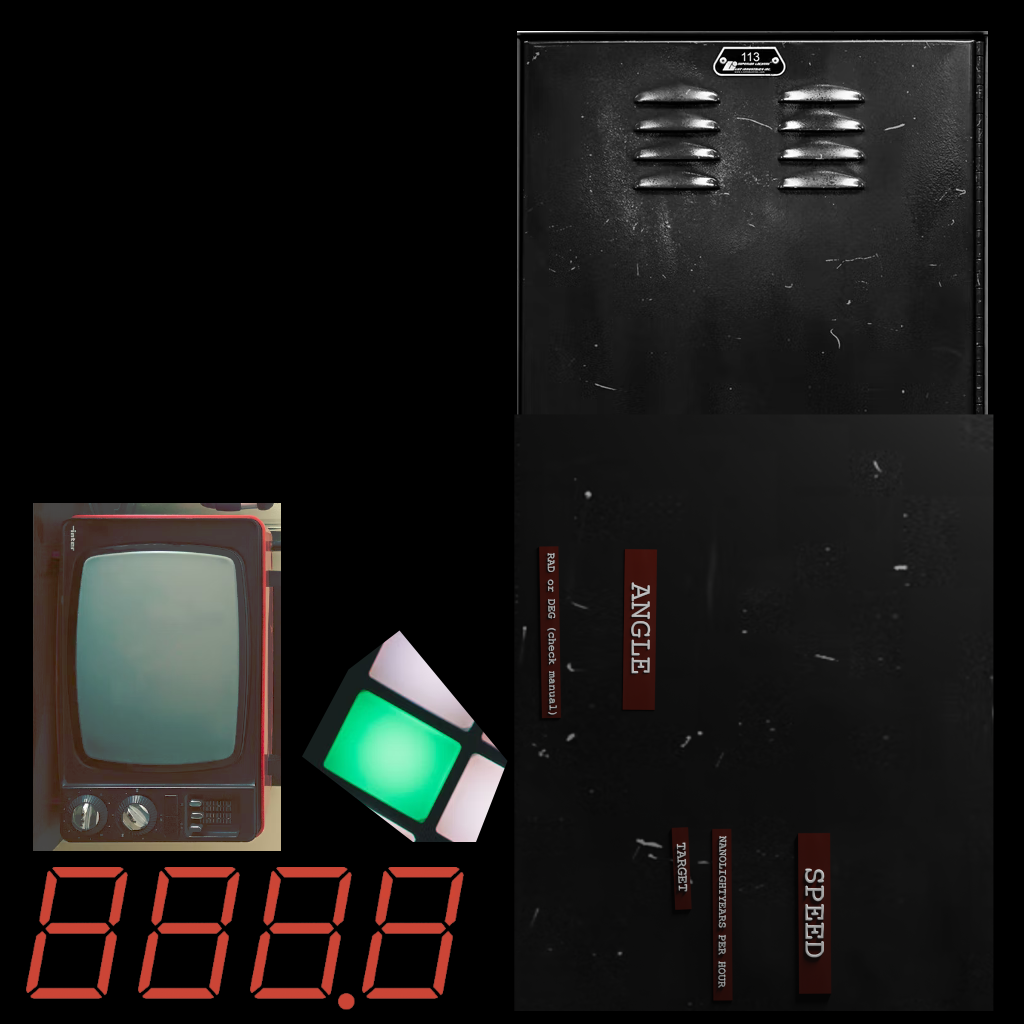
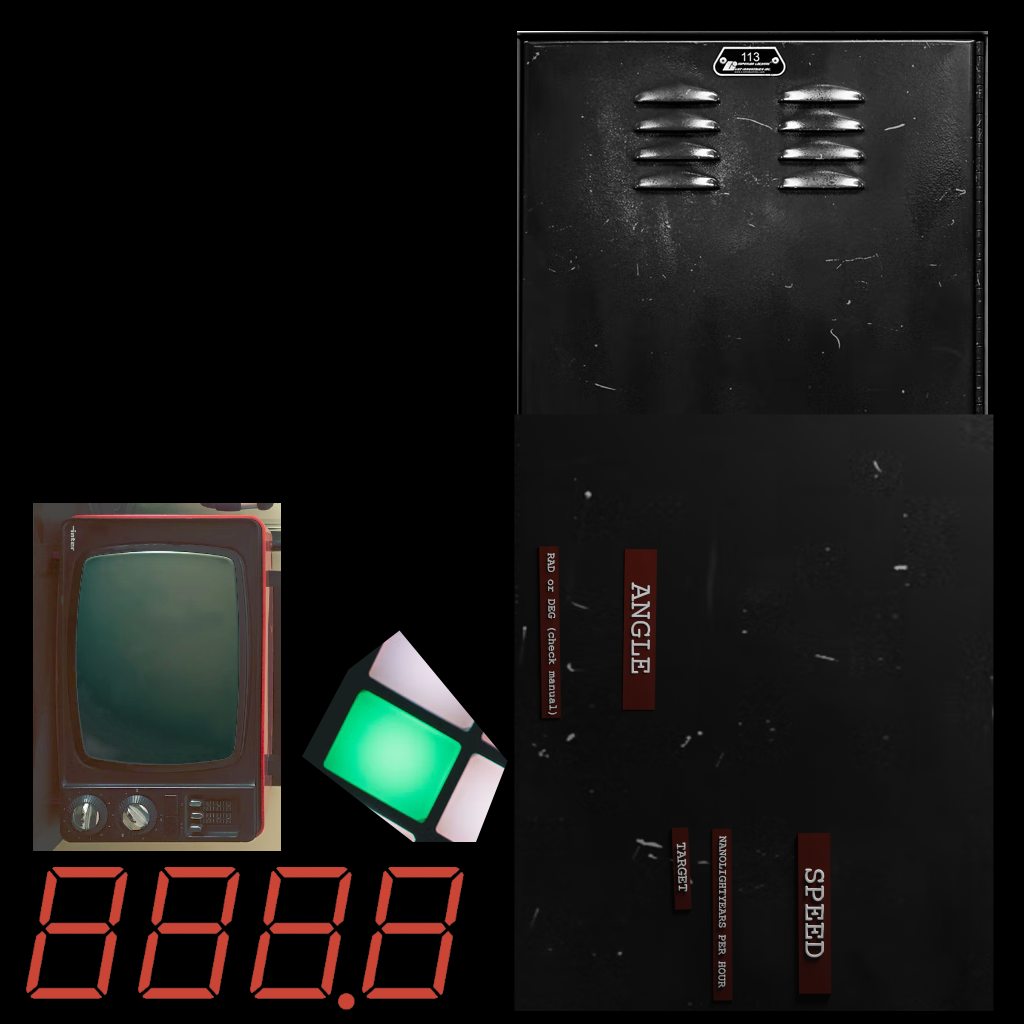
Layers edited between the first and the second w=1024, h=1024 image:
added layer "tv copy" above "tv" over bbox(76, 550, 239, 765)
